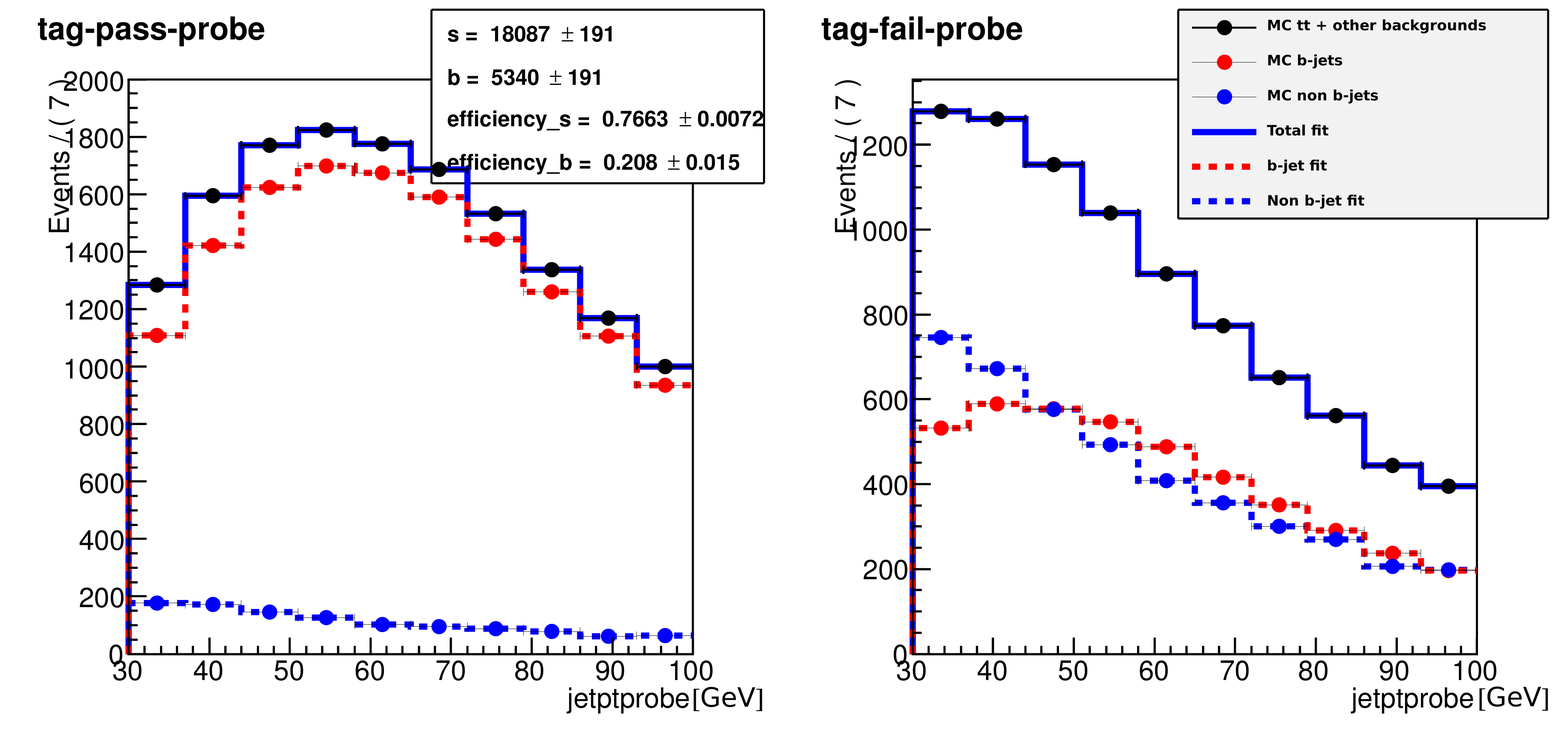
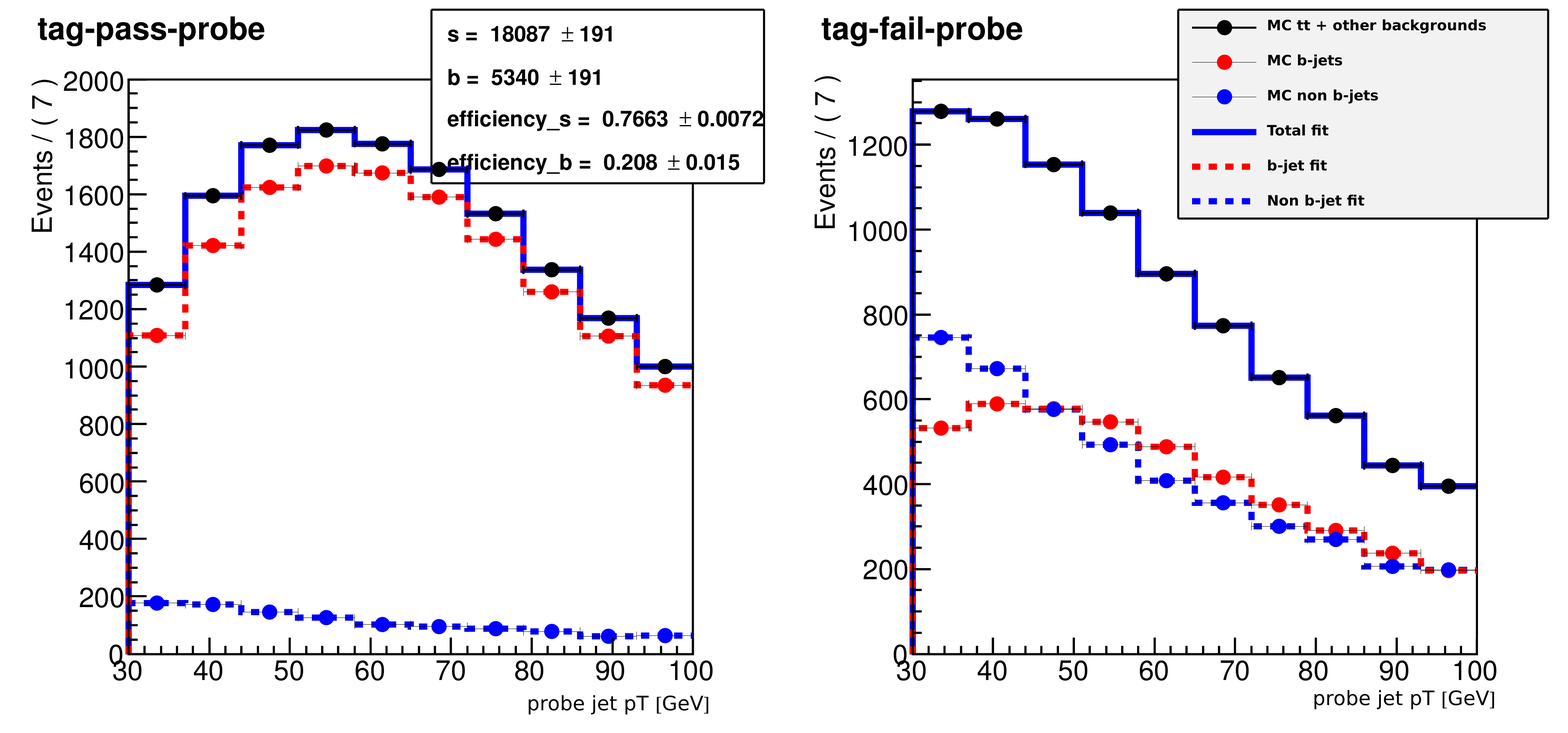
Layer changes from the first 1568×733 image to the second:
removed layer "[GeV] #1" over <box>1479,686,1549,711</box>
removed layer "[GeV]" over <box>693,686,763,712</box>
painted on "mc_pt_probe.pdf" over <box>31,76,1495,715</box>
